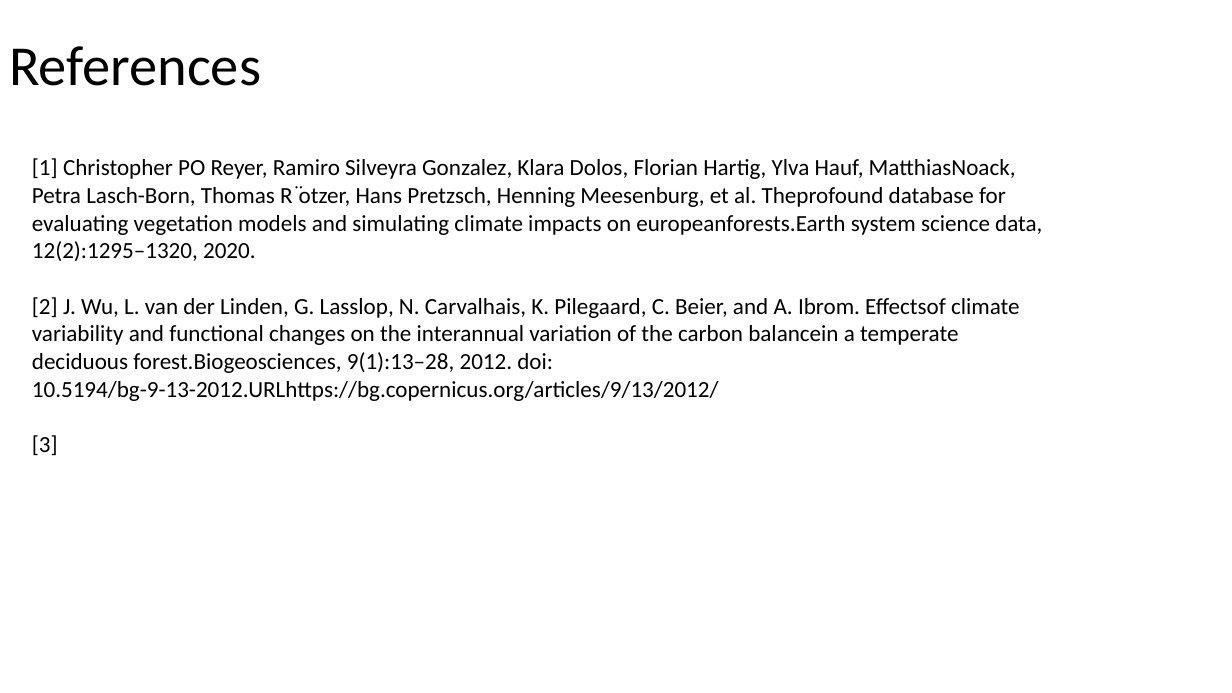
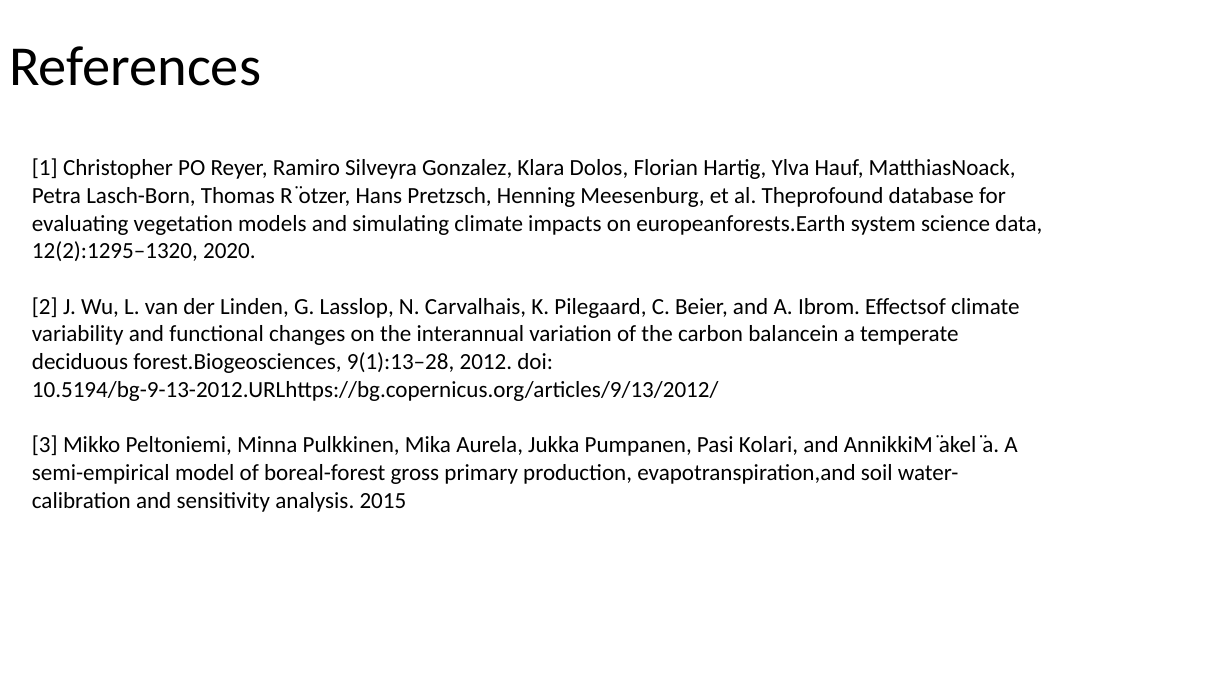
Before and after one commit to MWesselkamp/Intern_MPI_Jena, a slide deck: slide 19 of presentation/presi.pptx (slide 15 before the commit). Drawn at 1232x693 pixels with LibreOffice and Linux fonts; fonts in the diff are those of the drawing. Boxes give left, top, right and bottom in pixels: in the first picture for what was removed or moved away, otherwise in the second. Text is boxed around its words. In the diff, an @@ line names an element or a change of style, - is before the commit and + after.

```diff
--- a/presentation/presi.pptx
+++ b/presentation/presi.pptx
@@ text at [32, 435, 1017, 512]: text changed @@
-[3]
+[3] Mikko Peltoniemi, Minna Pulkkinen, Mika Aurela, Jukka Pumpanen, Pasi Kolari, and AnnikkiM ̈akel ̈a. A semi-empirical model of boreal-forest gross primary production, evapotranspiration,and soil water-calibration and sensitivity analysis. 2015
```
Also in this commit, not shown: 7 other slides changed, 10 slides added, 6 slides removed, 6 other files.
